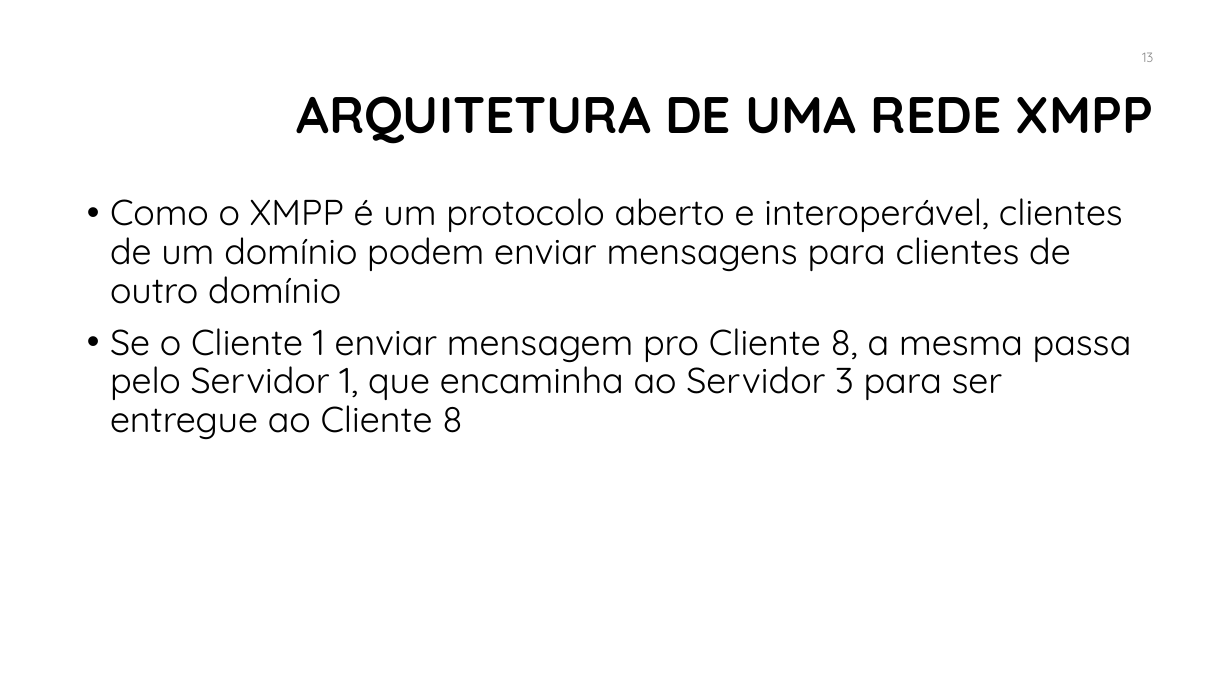
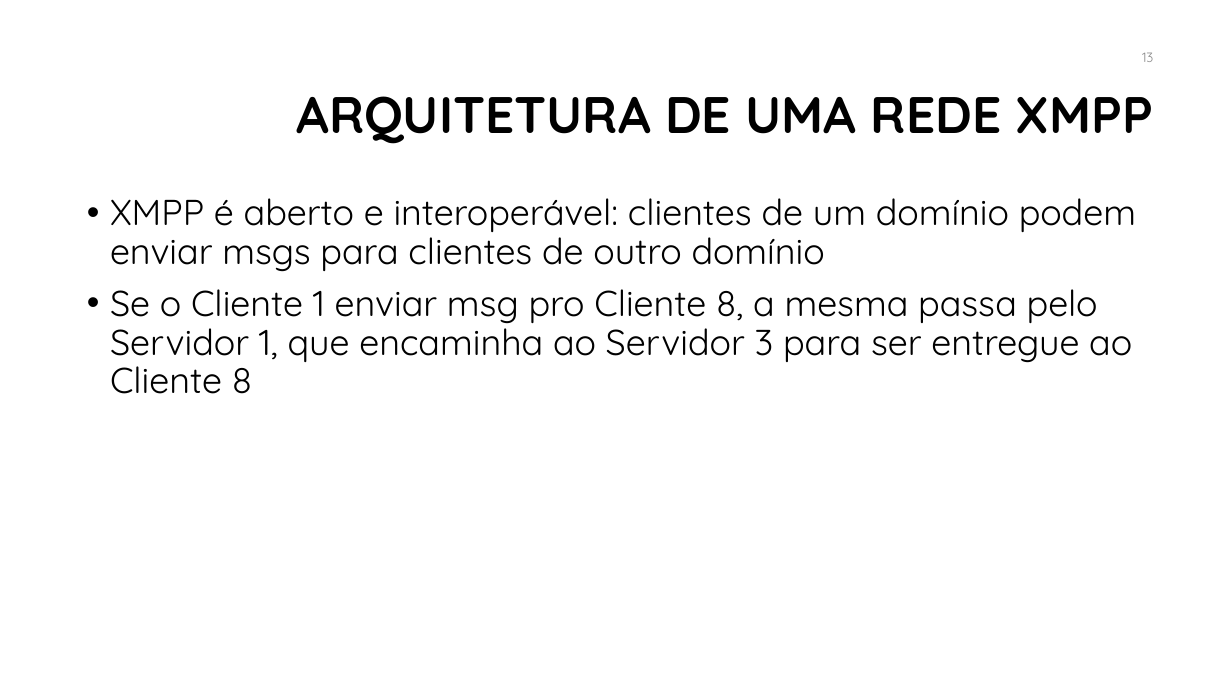
Before and after one commit to manoelcampos/sd-xmpp-chat-client, a slide deck: slide 13 of xmpp.pptx. Drawn at 1232x693 pixels with LibreOffice and Linux fonts; fonts in the diff are those of the drawing; background and template pictures are left out. Boxes give left, top, right and bottom in pixels: in the first picture for what was removed or moved away, otherwise in the second. Text is boxed around its words. In the diff, an @@ line names an element or a change of style, - is before the commit and + after.

Commit message:
Atualiza slides XMPP

```diff
--- a/xmpp.pptx
+++ b/xmpp.pptx
@@ text at <box>110,198,1136,394</box>: text changed @@
-• Como o XMPP é um protocolo aberto e interoperável, clientes de um domínio podem enviar mensagens para clientes de outro domínio
-• Se o Cliente 1 enviar mensagem pro Cliente 8, a mesma passa pelo Servidor 1, que encaminha ao Servidor 3 para ser entregue ao Cliente 8
+• XMPP é aberto e interoperável: clientes de um domínio podem enviar msgs para clientes de outro domínio
+• Se o Cliente 1 enviar msg pro Cliente 8, a mesma passa pelo Servidor 1, que encaminha ao Servidor 3 para ser entregue ao Cliente 8
```
Also in this commit, not shown: 18 other slides changed, 1 slide added.
